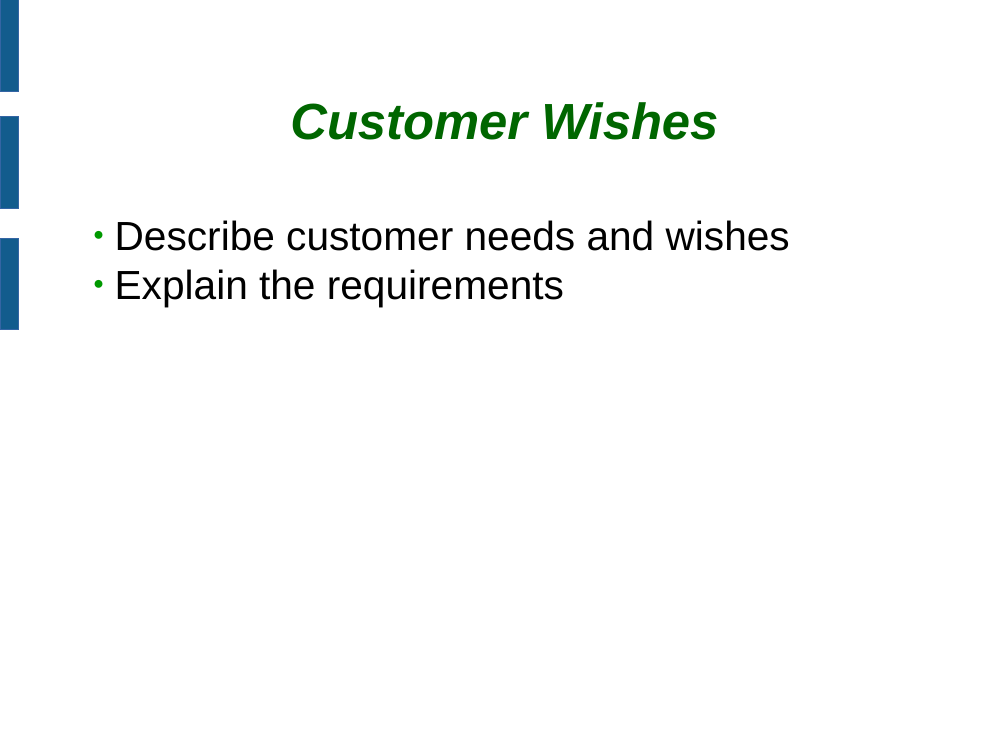
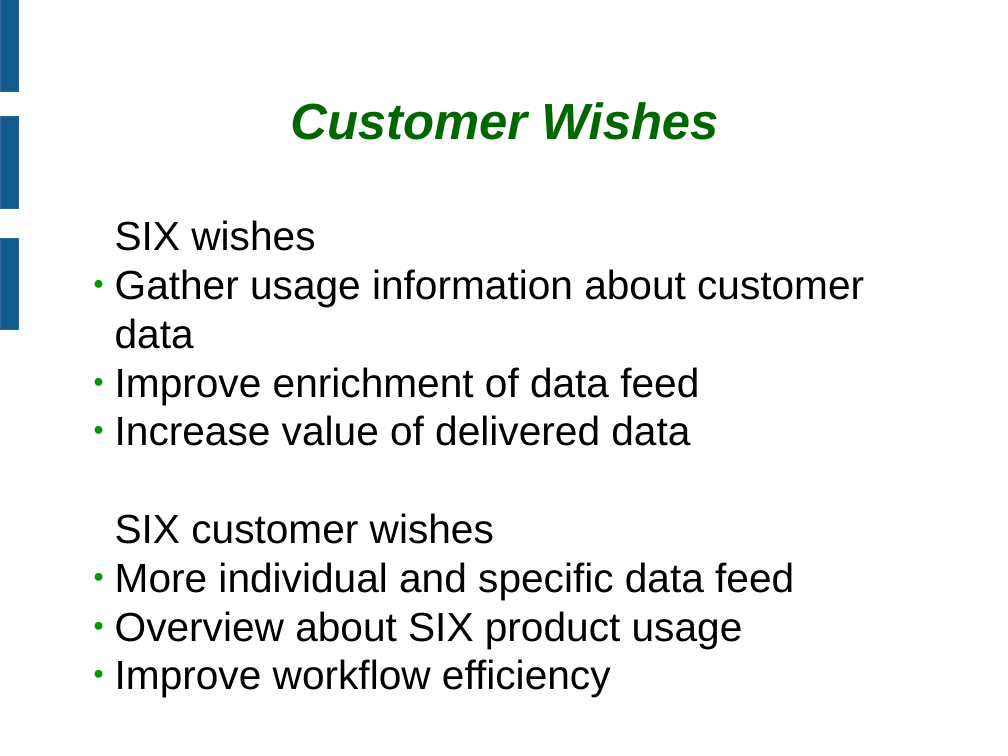
Before and after one commit to flosama/dataenlightenment, a slide deck: slide 2 of doc/presi.odp. Drawn at 1008x756 pixels with LibreOffice and Linux fonts; fonts in the diff are those of the drawing; background and template pictures are left out. Boxes give left, top, right and bottom in pixels: in the first picture for what was removed or moved away, otherwise in the second. Text is boxed around its words. In the diff, an @@ line names an element or a change of style, - is before the commit and + after.

```diff
--- a/doc/presi.odp
+++ b/doc/presi.odp
@@ text at bbox=[115, 220, 864, 697]: text changed @@
-● Describe customer needs and wishes
-● Explain the requirements
+SIX wishes
+● Gather usage information about customer data
+● Improve enrichment of data feed
+● Increase value of delivered data
+SIX customer wishes
+● More individual and specific data feed
+● Overview about SIX product usage
+● Improve workflow efficiency
```
Also in this commit, not shown: 1 other slide changed, 1 slide added, 1 slide removed.
